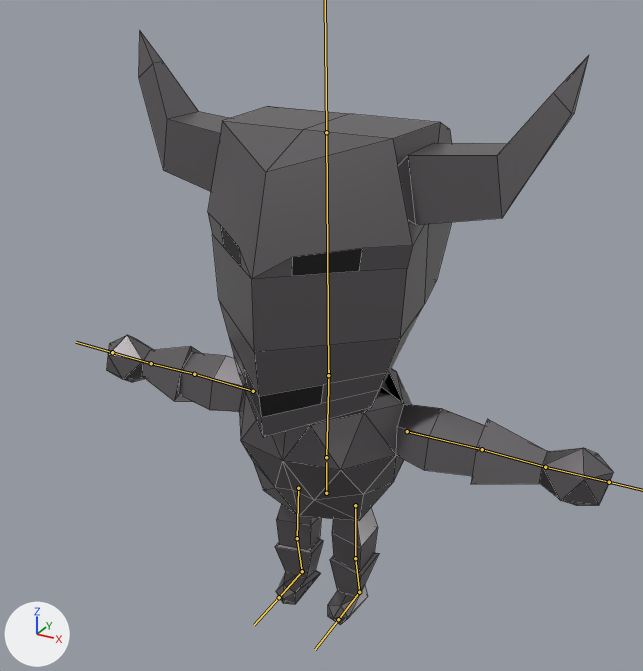
The FBX model Assets/Models/Characters/KnightCharacter/KnightCharacter.fbx as it was, and as the next commit left it.
Rendered twice from a camera (50 mm lens) standing at (4.05, -7.49, 7.12) and looking at (0.07, -0.25, 3.5). The lights are fixed; the arrows at lower left show +X, +Y and +Z. The bones that bend it are drawn over the model as lines. Mesh edges are drawn as thin lines.

The first picture shows 'KnightCharacterMesh'.
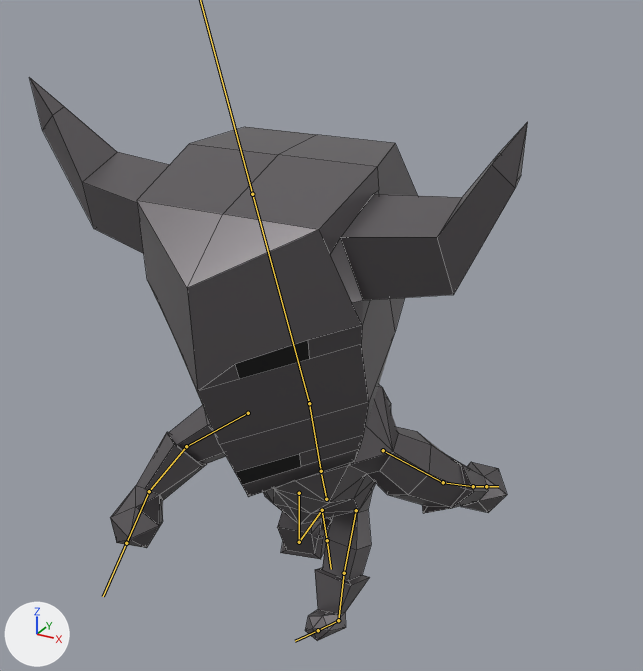
The newer file adds an action. The first version stands in its rest pose; the second is drawn at frame 10 of the action 'Armature|Run.001'.

Diff of the bpy script that builds the scene:
```diff
--- a/Assets/Models/Characters/KnightCharacter/KnightCharacter.fbx.py
+++ b/Assets/Models/Characters/KnightCharacter/KnightCharacter.fbx.py
@@ bone_lowerbody @@
 bone_lowerbody = bpy.data.objects['Armature'].pose.bones['LowerBody']
-bone_lowerbody.location = (0.0, 0.0, 0.0)
-bone_lowerbody.rotation_quaternion = (1.0, 0.0, 0.0, 0.0)  # degrees (0, 0, 0)
+bone_lowerbody.location = (0.0, -0.08, 0.0)
+bone_lowerbody.rotation_quaternion = (0.99, 0.143, 0.0, 0.0)  # degrees (16, 0, 0)
@@ bone_head @@
 bone_head = bpy.data.objects['Armature'].pose.bones['Head']  # child of 'UpperBody'
-bone_head.rotation_quaternion = (1.0, 0.0, 0.0, 0.0)  # degrees (0, 0, 0)
+bone_head.rotation_quaternion = (0.999, 0.032, 0.0, 0.0)  # degrees (4, 0, 0)
@@ bone_upperarm_l @@
 bone_upperarm_l = bpy.data.objects['Armature'].pose.bones['UpperArm.L']  # child of 'UpperBody'
-bone_upperarm_l.location = (0.0, 0.0, 0.0)
-bone_upperarm_l.rotation_quaternion = (1.0, 0.0, 0.0, 0.0)  # degrees (0, 0, 0)
+bone_upperarm_l.location = (-0.02, -0.13, 0.0)
+bone_upperarm_l.rotation_quaternion = (0.848, -0.142, 0.298, -0.415)  # degrees (-32, 23, -59)
@@ bone_lowerarm_l @@
 bone_lowerarm_l = bpy.data.objects['Armature'].pose.bones['LowerArm.L']  # child of 'UpperArm.L'
-bone_lowerarm_l.rotation_quaternion = (1.0, 0.0, 0.0, 0.0)  # degrees (0, 0, 0)
+bone_lowerarm_l.rotation_quaternion = (0.97, -0.114, -0.045, -0.208)  # degrees (-12, -8, -23)
@@ bone_hand_l @@
 bone_hand_l = bpy.data.objects['Armature'].pose.bones['Hand.L']  # child of 'LowerArm.L'
-bone_hand_l.rotation_quaternion = (1.0, 0.0, 0.0, 0.0)  # degrees (0, 0, 0)
+bone_hand_l.rotation_quaternion = (0.989, 0.0, 0.0, -0.145)  # degrees (0, 0, -17)
@@ bone_upperarm_r @@
 bone_upperarm_r = bpy.data.objects['Armature'].pose.bones['UpperArm.R']  # child of 'UpperBody'
-bone_upperarm_r.location = (0.0, 0.0, 0.0)
-bone_upperarm_r.rotation_quaternion = (1.0, 0.0, 0.0, 0.0)  # degrees (0, 0, 0)
+bone_upperarm_r.location = (0.02, -0.13, 0.0)
+bone_upperarm_r.rotation_quaternion = (0.774, 0.06, 0.518, 0.36)  # degrees (45, 49, 72)
@@ bone_lowerarm_r @@
 bone_lowerarm_r = bpy.data.objects['Armature'].pose.bones['LowerArm.R']  # child of 'UpperArm.R'
-bone_lowerarm_r.rotation_quaternion = (1.0, 0.0, 0.0, 0.0)  # degrees (0, 0, 0)
+bone_lowerarm_r.rotation_quaternion = (0.976, 0.0, 0.0, 0.217)  # degrees (0, 0, 25)
@@ bone_hand_r @@
 bone_hand_r = bpy.data.objects['Armature'].pose.bones['Hand.R']  # child of 'LowerArm.R'
-bone_hand_r.rotation_quaternion = (1.0, 0.0, 0.0, 0.0)  # degrees (0, 0, 0)
+bone_hand_r.rotation_quaternion = (0.977, 0.0, 0.0, 0.212)  # degrees (0, 0, 24)
@@ bone_upperleg_l @@
 bone_upperleg_l = bpy.data.objects['Armature'].pose.bones['UpperLeg.L']  # child of 'LowerBody'
-bone_upperleg_l.rotation_quaternion = (1.0, 0.0, 0.0, 0.0)  # degrees (0, 0, 0)
+bone_upperleg_l.rotation_quaternion = (0.933, 0.36, -0.016, 0.001)  # degrees (42, -2, -1)
@@ bone_upperleg_r @@
 bone_upperleg_r = bpy.data.objects['Armature'].pose.bones['UpperLeg.R']  # child of 'LowerBody'
-bone_upperleg_r.rotation_quaternion = (1.0, 0.0, 0.0, 0.0)  # degrees (0, 0, 0)
+bone_upperleg_r.rotation_quaternion = (0.992, 0.124, 0.006, 0.003)  # degrees (14, 1, 0)
@@ bone_lowerleg_r @@
 bone_lowerleg_r = bpy.data.objects['Armature'].pose.bones['LowerLeg.R']  # child of 'UpperLeg.R'
-bone_lowerleg_r.rotation_quaternion = (1.0, 0.0, 0.0, 0.0)  # degrees (0, 0, 0)
+bone_lowerleg_r.rotation_quaternion = (0.728, -0.685, -0.005, 0.0)  # degrees (-87, 0, 0)
@@ bone_foot_r @@
 bone_foot_r = bpy.data.objects['Armature'].pose.bones['Foot.R']  # child of 'LowerLeg.R'
-bone_foot_r.rotation_quaternion = (1.0, 0.0, 0.0, 0.0)  # degrees (0, 0, 0)
+bone_foot_r.rotation_quaternion = (0.992, -0.126, 0.0, 0.001)  # degrees (-15, 0, 0)
```

Where the change shows, as pixel boxes [x1, y1, x2, y2] in the pictures (643 x 671 px):
'KnightCharacterMesh', posed
    before: [107, 31, 613, 625]
    after: [30, 78, 528, 641]
bone 'LowerBody', root to tip
    before: (326, 493) to (326, 462)
    after: (326, 499) to (321, 474)
bone 'Head', root to tip
    before: (328, 375) to (326, 132)
    after: (309, 403) to (252, 194)
bone 'UpperArm.L', root to tip
    before: (407, 431) to (482, 449)
    after: (383, 450) to (443, 482)
bone 'LowerArm.L', root to tip
    before: (482, 449) to (545, 467)
    after: (443, 482) to (473, 486)
bone 'Hand.L', root to tip
    before: (545, 467) to (609, 482)
    after: (473, 486) to (486, 486)
bone 'UpperArm.R', root to tip
    before: (253, 391) to (194, 374)
    after: (248, 413) to (186, 446)
bone 'LowerArm.R', root to tip
    before: (194, 374) to (151, 363)
    after: (186, 446) to (149, 491)
bone 'Hand.R', root to tip
    before: (151, 363) to (112, 352)
    after: (149, 491) to (126, 543)
bone 'UpperLeg.L', root to tip
    before: (355, 505) to (355, 558)
    after: (356, 510) to (344, 573)
bone 'UpperLeg.R', root to tip
    before: (298, 488) to (297, 538)
    after: (299, 493) to (299, 542)
bone 'LowerLeg.R', root to tip
    before: (297, 538) to (302, 571)
    after: (299, 542) to (322, 510)
bone 'Foot.R', root to tip
    before: (302, 571) to (279, 597)
    after: (322, 510) to (327, 540)
